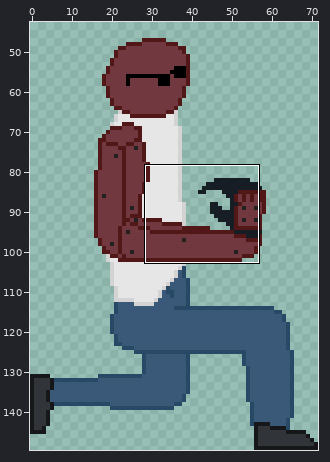
One commit to this sprite sheet: Art/ShotBot.png. Above, an overview of the earlier version with the close-up marked.
Close-up. The starting point:
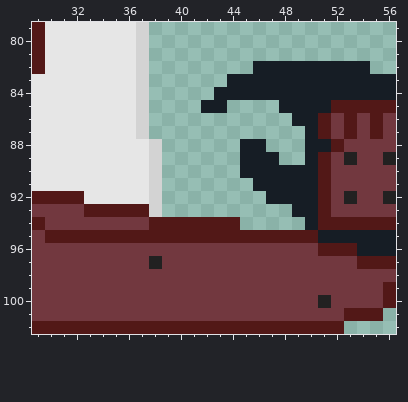
The file is 72x150 pixels. Shown: x 29..56, y 79..102. The wide view leaves out empty margins.
Now the later version:
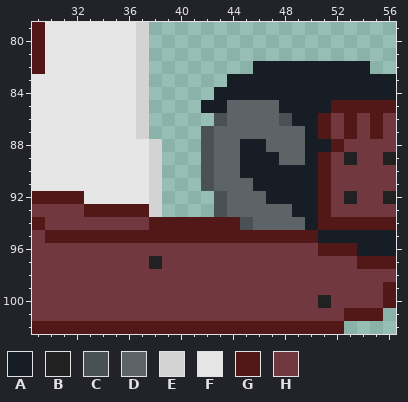
Palette (. is transparent): A #161d25  B #222121  C #4a5154  D #5c6468  E #d3d3d3  F #e6e6e6  G #521817  H #72383f
Diff:
Colour C now appears in row 86 at x 43 and 48; in rows 87 to 91 at x 42; in rows 92 to 93 at x 43; in row 94 at x 45.
Colour D now appears in rows 85 to 86 at x 44 to 47; in row 87 at x 43 to 49; in row 88 at x 43 to 44 and 47 to 49; in row 89 at x 43 to 44 and 48 to 49; in row 90 at x 43 to 44; in row 91 at x 43 to 45.
Colour D now appears in row 92 at x 44 to 46; in row 93 at x 44 to 48; in row 94 at x 46 to 49.
